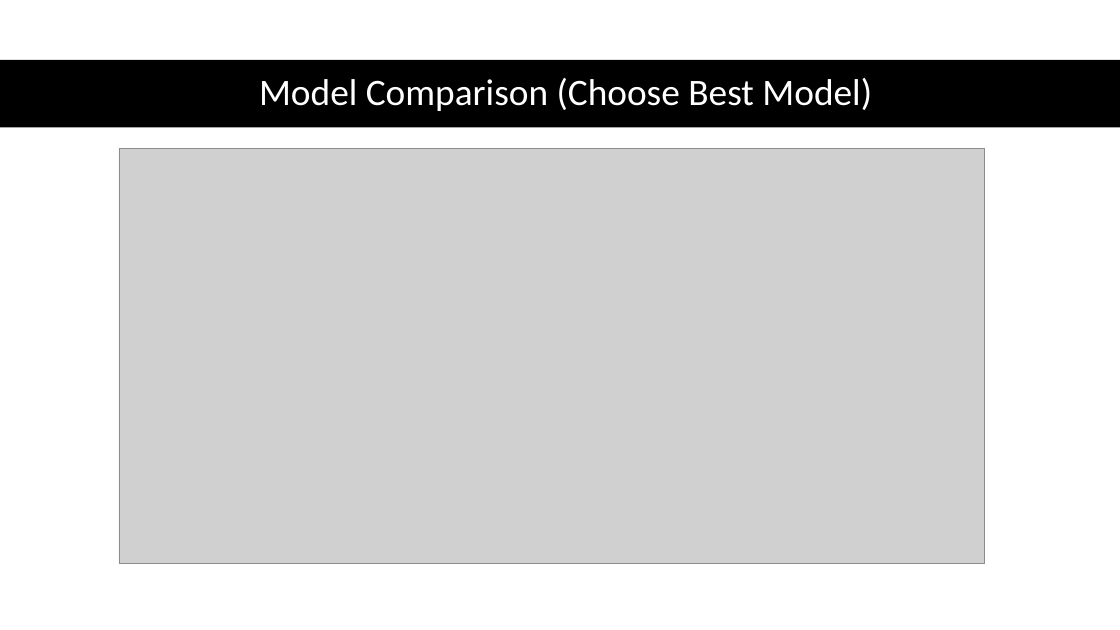
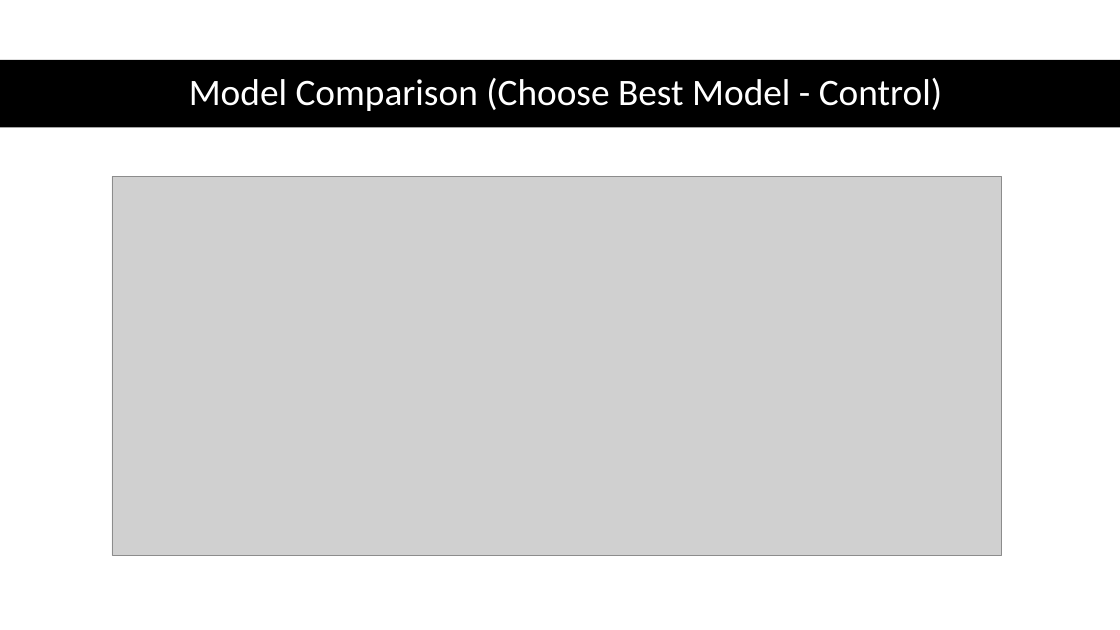
Before and after one commit to SyedNadir/freemium-ab-testing, a slide deck: slide 24 of documents/presentation/Final Presentation.pptx (slide 23 before the commit). Drawn at 1120x630 pixels with LibreOffice and Linux fonts; fonts in the diff are those of the drawing; grey boxes stand for pictures. Boxes give left, top, right and bottom in pixels: in the first picture for what was removed or moved away, otherwise in the second. Text is boxed around its words. In the diff, an @@ line names an element or a change of style, - is before the commit and + after.

Commit message:
model comparison and selection

```diff
--- a/documents/presentation/Final Presentation.pptx
+++ b/documents/presentation/Final Presentation.pptx
@@ title at <box>189,78,942,111</box>: text changed @@
-Model Comparison (Choose Best Model)
+Model Comparison (Choose Best Model - Control)
@@ picture: place and size @@
-picture at <box>119,149,985,564</box>
+picture at <box>112,176,1001,555</box>
```
Also in this commit, not shown: 4 other slides changed, 3 slides added, 13 other files.
